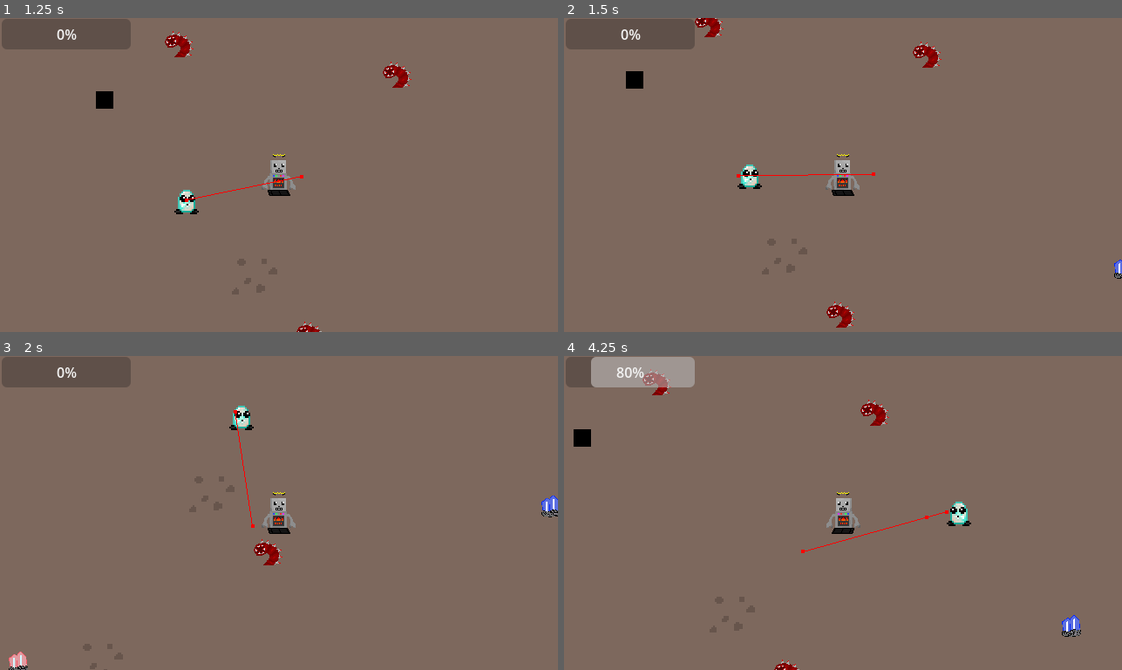
Above: before the commit, frames 1-4 (two rows, left to right).
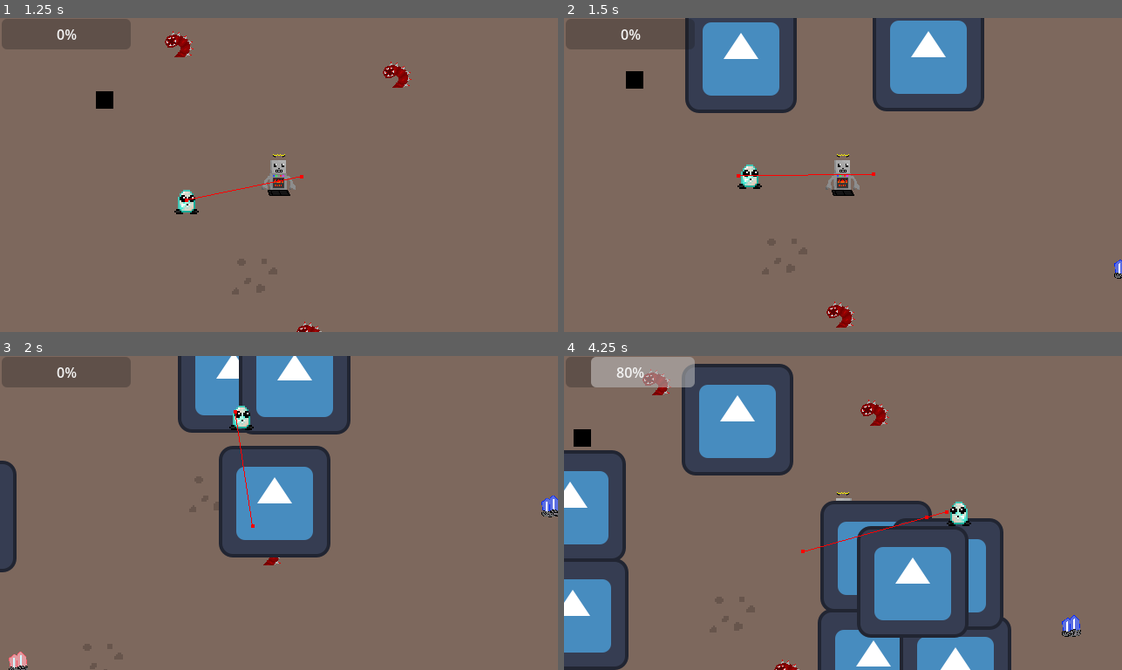
Above: after the commit, the same moments.

Repository: TNT-A/godot-baubleheads-project
Game: Godot game, scene res://testing/testing.tscn
Same seed, same stepped clock (60 frames per second), same inputs: the game is played once before the commit and once after it. The engine's default icon, where the game draws it, is replaced by a stand-in: a white triangle on a blue panel in a dark square.
Inputs (mouse positions are in pixels of both pictures, inside the frame that each line leads up to):
- Up to frame 1 (1.25 s): tap Enter at 0.5 s; move the mouse to (401, 159) at 0.52 s; hold D (Move_Right) from 0.53 s (still down); tap Space (Baublehead_Call) at 0.6 s
- Up to frame 2 (1.5 s): move the mouse to (731, 190) at 1.27 s; release D (Move_Right) at 1.28 s; hold S (Move_Down) from 1.28 s (still down); tap Backspace (Crackhead_Call) at 1.35 s
- Up to frame 3 (2 s): keep holding S (Move_Down)
- Up to frame 4 (4.25 s): move the mouse to (898, 443) at 2.02 s; release S (Move_Down) at 2.03 s; hold D (Move_Right) 2.03-2.78 s; click (898, 443) at 2.1 s; move the mouse to (815, 575) at 2.77 s; hold W (Move_Up) 2.78-3.53 s; right-click (815, 575) at 2.85 s; move the mouse to (1010, 560) at 3.52 s; hold A (Move_Left) from 3.53 s (still down); tap Shift (Run) at 3.6 s

Frame 1 is identical in both runs. In frame 2, 12% of the frame differs, in the area x 21-76%, y 0-31%; in frame 3, 15%; in frame 4, 32%, in the area x 0-81%, y 2-100%.

Commit message:
crack
I bought crack

Diff:
--- a/Enemies/Earthworm/Earthworm.tscn
+++ b/Enemies/Earthworm/Earthworm.tscn
@@ -1,6 +1,6 @@
 [gd_scene load_steps=7 format=3 uid="uid://e477mip5fnwt"]
 
-[ext_resource type="Script" path="res://enemies/earthworm/earthworm.gd" id="1_3xudi"]
+[ext_resource type="Script" path="res://Enemies/Earthworm/earthworm.gd" id="1_ebkfr"]
 [ext_resource type="Texture2D" uid="uid://b8liyu5p322jp" path="res://PixelArt/Earthworm.png" id="1_riicm"]
 [ext_resource type="PackedScene" uid="uid://c8g0kk7fj1rdj" path="res://components/damage_zone/damage_zone.tscn" id="3_rikgm"]
 
@@ -20,7 +20,7 @@
 size = Vector2(25.5, 25)
 
 [node name="Earthworm" type="CharacterBody2D" groups=["enemy"]]
-script = ExtResource("1_3xudi")
+script = ExtResource("1_ebkfr")
 
 [node name="CollisionShape2D" type="CollisionShape2D" parent="."]
 position = Vector2(-5, 4)
@@ -40,3 +40,7 @@
 [node name="Mouth" type="Marker2D" parent="."]
 position = Vector2(-23, 0)
 gizmo_extents = 23.0
+
+[node name="TimerAttackCooldown" type="Timer" parent="."]
+
+[connection signal="timeout" from="TimerAttackCooldown" to="." method="_on_timer_attack_cooldown_timeout"]
--- /dev/null
+++ b/Enemies/Earthworm/crackscript.gd
@@ -0,0 +1,21 @@
+extends Node2D
+
+@onready var move = Vector2(global_position.x - Global.player.global_position.x, global_position.y - Global.player.global_position.y).normalized()
+# Called when the node enters the scene tree for the first time.
+func _ready():
+	$Timer.wait_time = 6
+	$Timer.start()
+	pass # Replace with function body.
+
+
+# Called every frame. 'delta' is the elapsed time since the previous frame.
+func _process(delta):
+
+	global_position -= move*4
+
+	pass
+
+
+func _on_timer_timeout():
+	queue_free()
+	pass # Replace with function body.
--- /dev/null
+++ b/Enemies/Earthworm/crackshot.tscn
@@ -0,0 +1,24 @@
+[gd_scene load_steps=5 format=3 uid="uid://b11kjlwkin6tu"]
+
+[ext_resource type="Script" path="res://Enemies/Earthworm/crackscript.gd" id="1_pyltm"]
+[ext_resource type="Texture2D" uid="uid://b18ac30irhyo5" path="res://icon.svg" id="2_gt7v2"]
+[ext_resource type="PackedScene" uid="uid://c8g0kk7fj1rdj" path="res://components/damage_zone/damage_zone.tscn" id="3_hk7xh"]
+
+[sub_resource type="RectangleShape2D" id="RectangleShape2D_tylrp"]
+size = Vector2(125, 116)
+
+[node name="Crackshot" type="Node2D"]
+script = ExtResource("1_pyltm")
+
+[node name="Sprite2D" type="Sprite2D" parent="."]
+texture = ExtResource("2_gt7v2")
+
+[node name="Timer" type="Timer" parent="."]
+
+[node name="DamageZone" parent="." instance=ExtResource("3_hk7xh")]
+
+[node name="CollisionShape2D" type="CollisionShape2D" parent="DamageZone"]
+position = Vector2(1.5, 2)
+shape = SubResource("RectangleShape2D_tylrp")
+
+[connection signal="timeout" from="Timer" to="." method="_on_timer_timeout"]
--- a/Enemies/Earthworm/earthworm.gd
+++ b/Enemies/Earthworm/earthworm.gd
@@ -1,31 +1,43 @@
 extends Node2D
 #fix bug: should be called hydra.gd
 @export var health : int = 50
-
+var crackshot: PackedScene = preload("res://Enemies/Earthworm/crackshot.tscn")
 var under_attack : bool = false
 var is_alive : bool = true
+var attack_time : bool = false
+enum States {IDLE, ATTACK, MOVE}
+var state: States = States.ATTACK
 
-enum States {IDLE, ATTACK, MOVE}
-var state: States = States.IDLE
+
 func _ready():
 	SignalBus.change_enemy_health.connect(change_health)
+
 
 func _physics_process(delta: float) -> void:
 	if is_alive == false:
 		die()
 	if Input.is_action_just_pressed("Testing"):
 		queue_free()
-	#state_transition()
+
 	state_functions()
 
 
 
 func state_functions():
 	if state == States.ATTACK:
+
 		if $TimerAttackCooldown.is_stopped():
+
+			$TimerAttackCooldown.wait_time = randf_range(1.2,2.0)
 			$TimerAttackCooldown.start()
-			#$TimerAttackCooldown.wait_time = randf.range(1.2,2.0)
+	if attack_time:
+		shoot()
+		attack_time = false
 func shoot():
+
+	add_child(crackshot.instantiate())
+
+
 	#Global.player.global_position
 	pass
 func change_health(enemy, change):
@@ -37,3 +49,11 @@
 
 func die():
 	queue_free()
+
+
+
+
+
+
+func _on_timer_attack_cooldown_timeout():
+	attack_time = true
--- a/enemies/earthworm/Earthworm.tscn
+++ b/enemies/earthworm/Earthworm.tscn
@@ -1,6 +1,6 @@
 [gd_scene load_steps=7 format=3 uid="uid://e477mip5fnwt"]
 
-[ext_resource type="Script" path="res://enemies/earthworm/earthworm.gd" id="1_3xudi"]
+[ext_resource type="Script" path="res://Enemies/Earthworm/earthworm.gd" id="1_ebkfr"]
 [ext_resource type="Texture2D" uid="uid://b8liyu5p322jp" path="res://PixelArt/Earthworm.png" id="1_riicm"]
 [ext_resource type="PackedScene" uid="uid://c8g0kk7fj1rdj" path="res://components/damage_zone/damage_zone.tscn" id="3_rikgm"]
 
@@ -20,7 +20,7 @@
 size = Vector2(25.5, 25)
 
 [node name="Earthworm" type="CharacterBody2D" groups=["enemy"]]
-script = ExtResource("1_3xudi")
+script = ExtResource("1_ebkfr")
 
 [node name="CollisionShape2D" type="CollisionShape2D" parent="."]
 position = Vector2(-5, 4)
@@ -40,3 +40,7 @@
 [node name="Mouth" type="Marker2D" parent="."]
 position = Vector2(-23, 0)
 gizmo_extents = 23.0
+
+[node name="TimerAttackCooldown" type="Timer" parent="."]
+
+[connection signal="timeout" from="TimerAttackCooldown" to="." method="_on_timer_attack_cooldown_timeout"]
--- a/enemies/earthworm/earthworm.gd
+++ b/enemies/earthworm/earthworm.gd
@@ -1,31 +1,43 @@
 extends Node2D
 #fix bug: should be called hydra.gd
 @export var health : int = 50
-
+var crackshot: PackedScene = preload("res://Enemies/Earthworm/crackshot.tscn")
 var under_attack : bool = false
 var is_alive : bool = true
+var attack_time : bool = false
+enum States {IDLE, ATTACK, MOVE}
+var state: States = States.ATTACK
 
-enum States {IDLE, ATTACK, MOVE}
-var state: States = States.IDLE
+
 func _ready():
 	SignalBus.change_enemy_health.connect(change_health)
+
 
 func _physics_process(delta: float) -> void:
 	if is_alive == false:
 		die()
 	if Input.is_action_just_pressed("Testing"):
 		queue_free()
-	#state_transition()
+
 	state_functions()
 
 
 
 func state_functions():
 	if state == States.ATTACK:
+
 		if $TimerAttackCooldown.is_stopped():
+
+			$TimerAttackCooldown.wait_time = randf_range(1.2,2.0)
 			$TimerAttackCooldown.start()
-			#$TimerAttackCooldown.wait_time = randf.range(1.2,2.0)
+	if attack_time:
+		shoot()
+		attack_time = false
 func shoot():
+
+	add_child(crackshot.instantiate())
+
+
 	#Global.player.global_position
 	pass
 func change_health(enemy, change):
@@ -37,3 +49,11 @@
 
 func die():
 	queue_free()
+
+
+
+
+
+
+func _on_timer_attack_cooldown_timeout():
+	attack_time = true
Not shown: 2 places in testing/testing.tscn that only renumber resources
